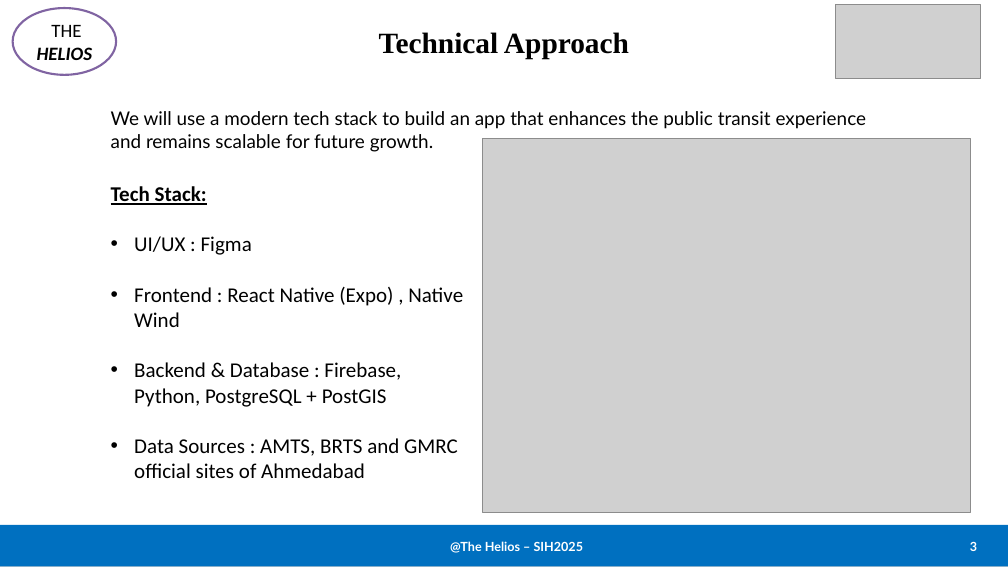
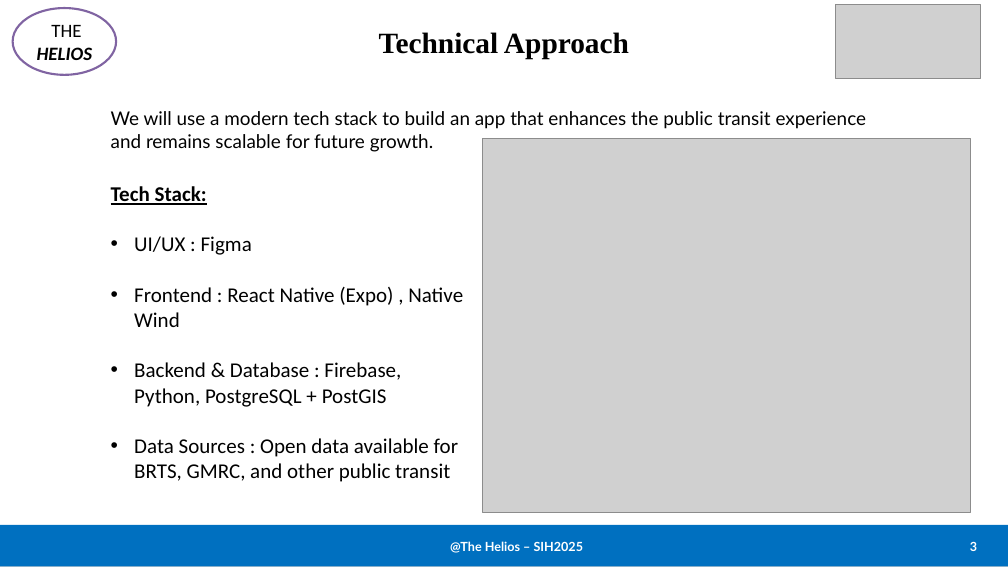
Before and after one commit to vrushal09/SIH_2025, a slide deck: slide 3 of Research/Docs/SIH2025_PPT.pptx. Drawn at 1008x567 pixels with LibreOffice and Linux fonts; fonts in the diff are those of the drawing; grey boxes stand for pictures. Boxes give left, top, right and bottom in pixels: in the first picture for what was removed or moved away, otherwise in the second. Text is boxed around its words. In the diff, an @@ line names an element or a change of style, - is before the commit and + after.

```diff
--- a/Research/Docs/SIH2025_PPT.pptx
+++ b/Research/Docs/SIH2025_PPT.pptx
@@ text at box(134, 438, 458, 482): text changed @@
-• Data Sources : AMTS, BRTS and GMRC official sites of Ahmedabad
+• Data Sources : Open data available for BRTS, GMRC, and other public transit
```
Also in this commit, not shown: 1 other slide changed.
